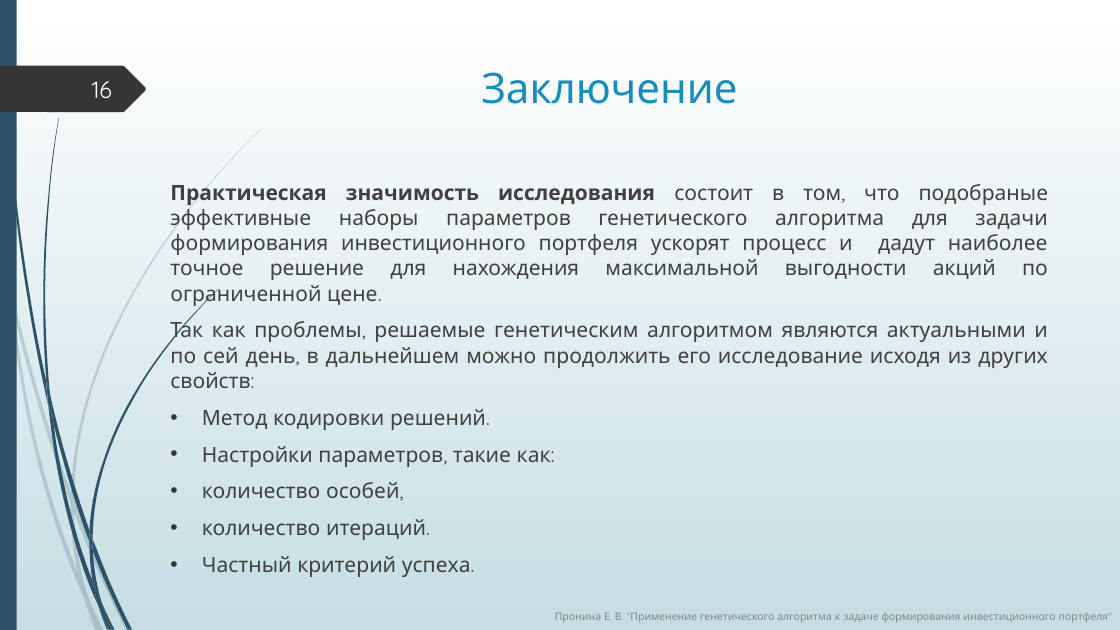
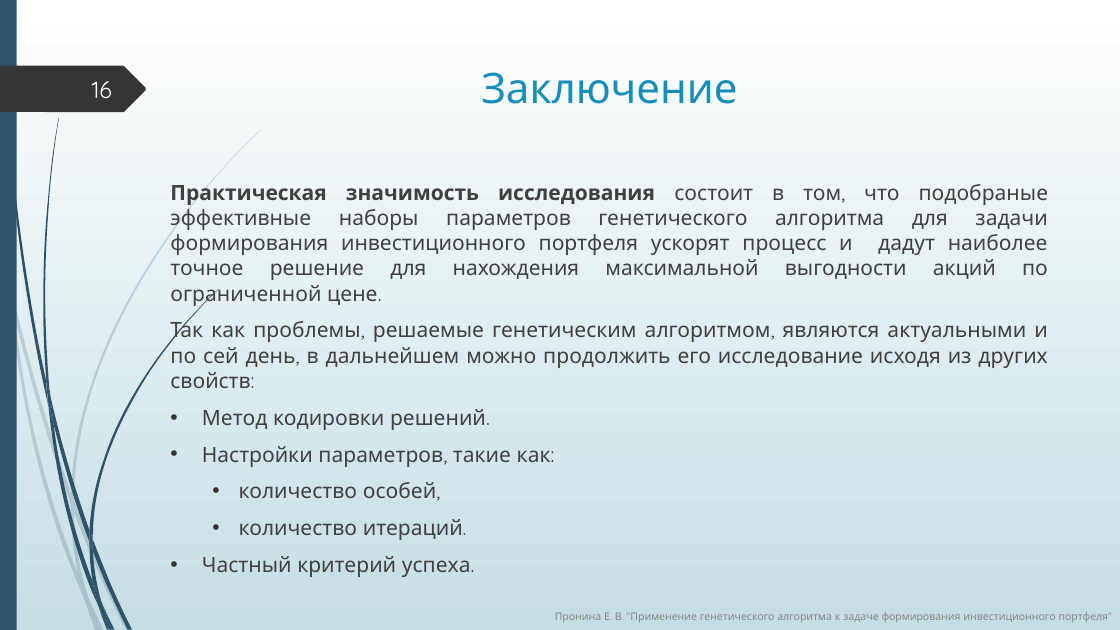
Before and after one commit to ElizJogar/Knapsack-Problems, a slide deck: slide 16 of diploma.pptx. Drawn at 1120x630 pixels with LibreOffice and Linux fonts; fonts in the diff are those of the drawing. Boxes give left, top, right and bottom in pixels: in the first picture for what was removed or moved away, otherwise in the second. Text is boxed around its words. In the diff, an @@ line names an element or a change of style, - is before the commit and + after.

```diff
--- a/diploma.pptx
+++ b/diploma.pptx
@@ text at [170,317,1048,388]: text changed @@
-Так как проблемы, решаемые генетическим алгоритмом являются актуальными и по сей день, в дальнейшем можно продолжить его исследование исходя из других свойств:
+Так как проблемы, решаемые генетическим алгоритмом, являются актуальными и по сей день, в дальнейшем можно продолжить его исследование исходя из других свойств:
@@ text at [239,482,463,540]: size 18 to 16 pt in "итераций."; list level 1 to 2 in "количество особей,"; list level 1 to 2 in "количество итераций." @@
```
Also in this commit, not shown: 6 other slides changed, 13 other files.
